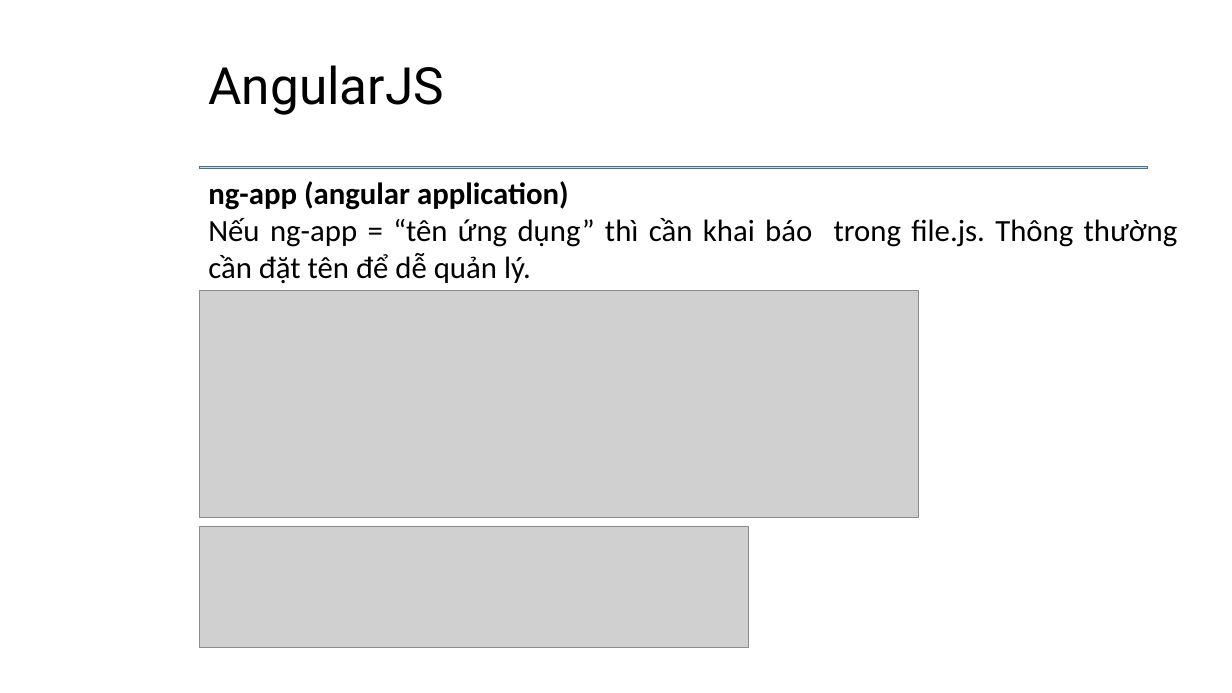
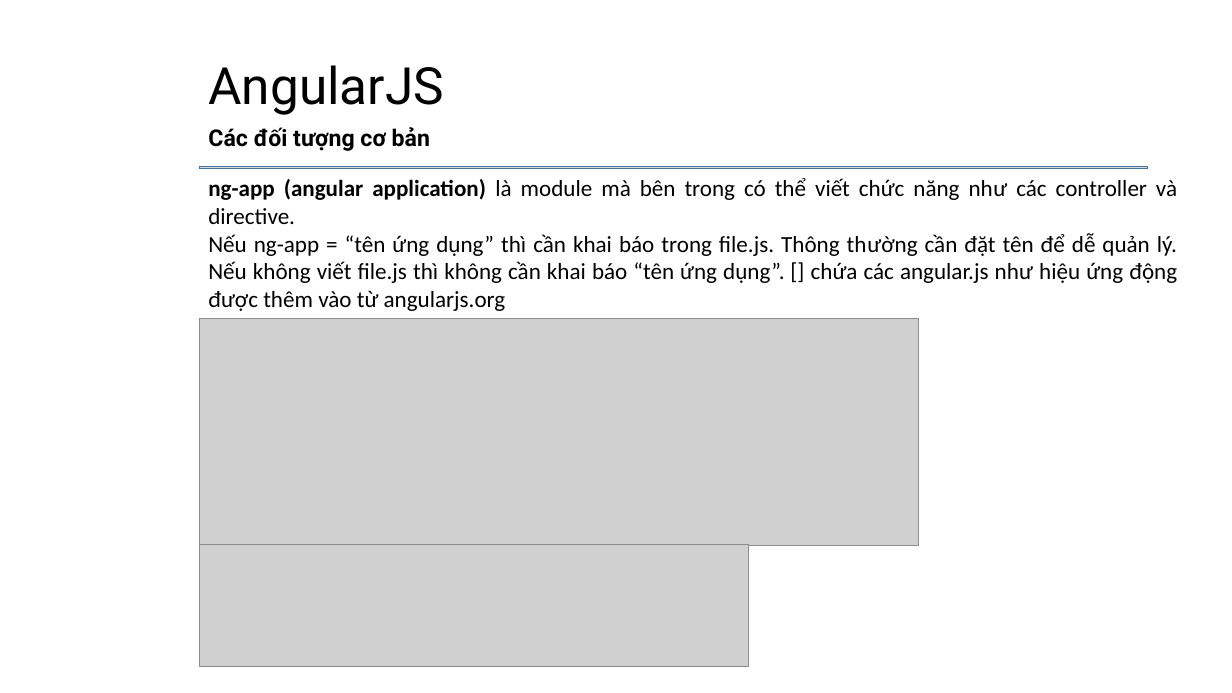
Before and after one commit to daotuyen9244/Indruino-Iot-Project, a slide deck: slide 6 of FW/Minh/Task4/Task4 - Minh.pptx. Drawn at 1232x693 pixels with LibreOffice and Linux fonts; fonts in the diff are those of the drawing; grey boxes stand for pictures; background and template pictures are left out. Boxes give left, top, right and bottom in pixels: in the first picture for what was removed or moved away, otherwise in the second. Text is boxed around its words. In the diff, an @@ line names an element or a change of style, - is before the commit and + after.

```diff
--- a/FW/Minh/Task4/Task4 - Minh.pptx
+++ b/FW/Minh/Task4/Task4 - Minh.pptx
@@ subtitle added at (208,127,430,151), 18 pt, text #000000, bold @@
+Các đối tượng cơ bản
@@ text at (208,178,1177,311): text changed; size 24 to 18 pt @@
-ng-app (angular application)
-Nếu ng-app = “tên ứng dụng” thì cần khai báo trong file.js. Thông thường cần đặt tên để dễ quản lý.
+ng-app (angular application) là module mà bên trong có thể viết chức năng như các controller và directive.
+Nếu ng-app = “tên ứng dụng” thì cần khai báo trong file.js. Thông thường cần đặt tên để dễ quản lý. Nếu không viết file.js thì không cần khai báo “tên ứng dụng”. [] chứa các angular.js như hiệu ứng động được thêm vào từ angularjs.org
@@ picture: place and size @@
-picture at (200,290,920,518)
+picture at (200,318,920,545)
@@ picture: place and size @@
-picture at (200,526,749,647)
+picture at (200,545,749,666)
```
Also in this commit, not shown: 4 other slides changed, 5 slides added, 2 slides removed, 1 other file.
